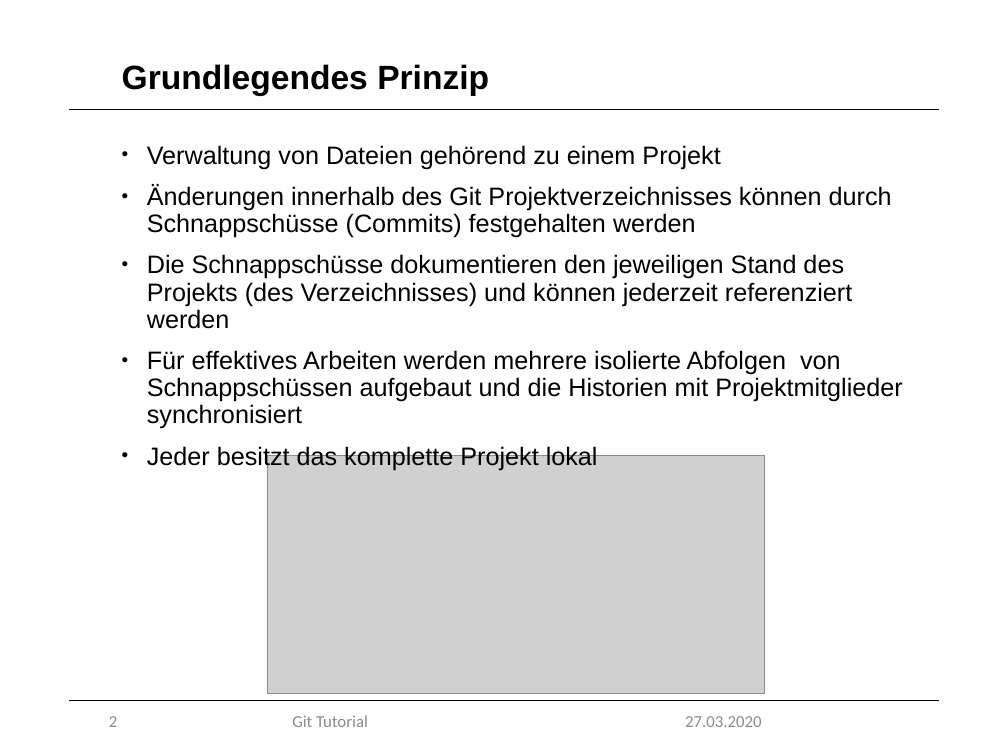
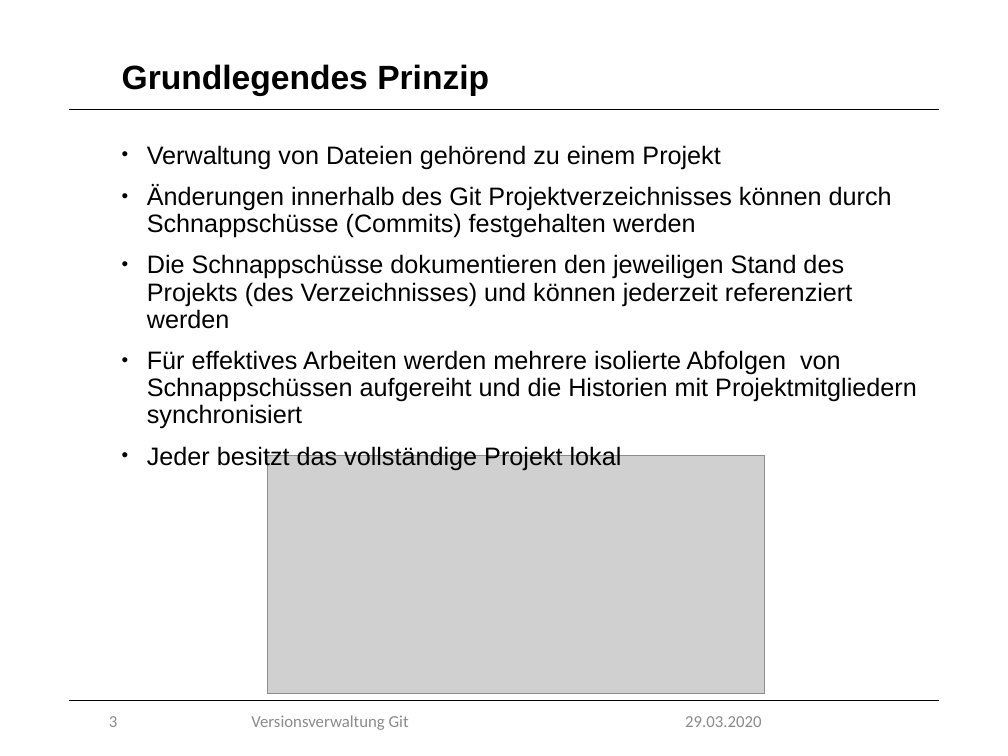
Before and after one commit to marcretzlaff/projektarbeit, a slide deck: slide 3 of Präsentation-90min/Präsentation-90min.pptx (slide 2 before the commit). Drawn at 1008x756 pixels with LibreOffice and Linux fonts; fonts in the diff are those of the drawing; grey boxes stand for pictures; background and template pictures are left out. Boxes give left, top, right and bottom in pixels: in the first picture for what was removed or moved away, otherwise in the second. Text is boxed around its words. In the diff, an @@ line names an element or a change of style, - is before the commit and + after.

```diff
--- a/Präsentation-90min/Präsentation-90min.pptx
+++ b/Präsentation-90min/Präsentation-90min.pptx
@@ text at [147,350,917,470]: text changed @@
-• Für effektives Arbeiten werden mehrere isolierte Abfolgen von Schnappschüssen aufgebaut und die Historien mit Projektmitglieder synchronisiert
-• Jeder besitzt das komplette Projekt lokal
+• Für effektives Arbeiten werden mehrere isolierte Abfolgen von Schnappschüssen aufgereiht und die Historien mit Projektmitgliedern synchronisiert
+• Jeder besitzt das vollständige Projekt lokal
@@ page number at [109,716,117,727]: text changed @@
-2
+3
@@ text at [251,715,409,730]: text changed @@
-Git Tutorial
+Versionsverwaltung Git
@@ text at [685,716,761,727]: text changed @@
-27.03.2020
+29.03.2020
```
Also in this commit, not shown: 33 other slides changed, 2 slides added, 1 slide removed.
